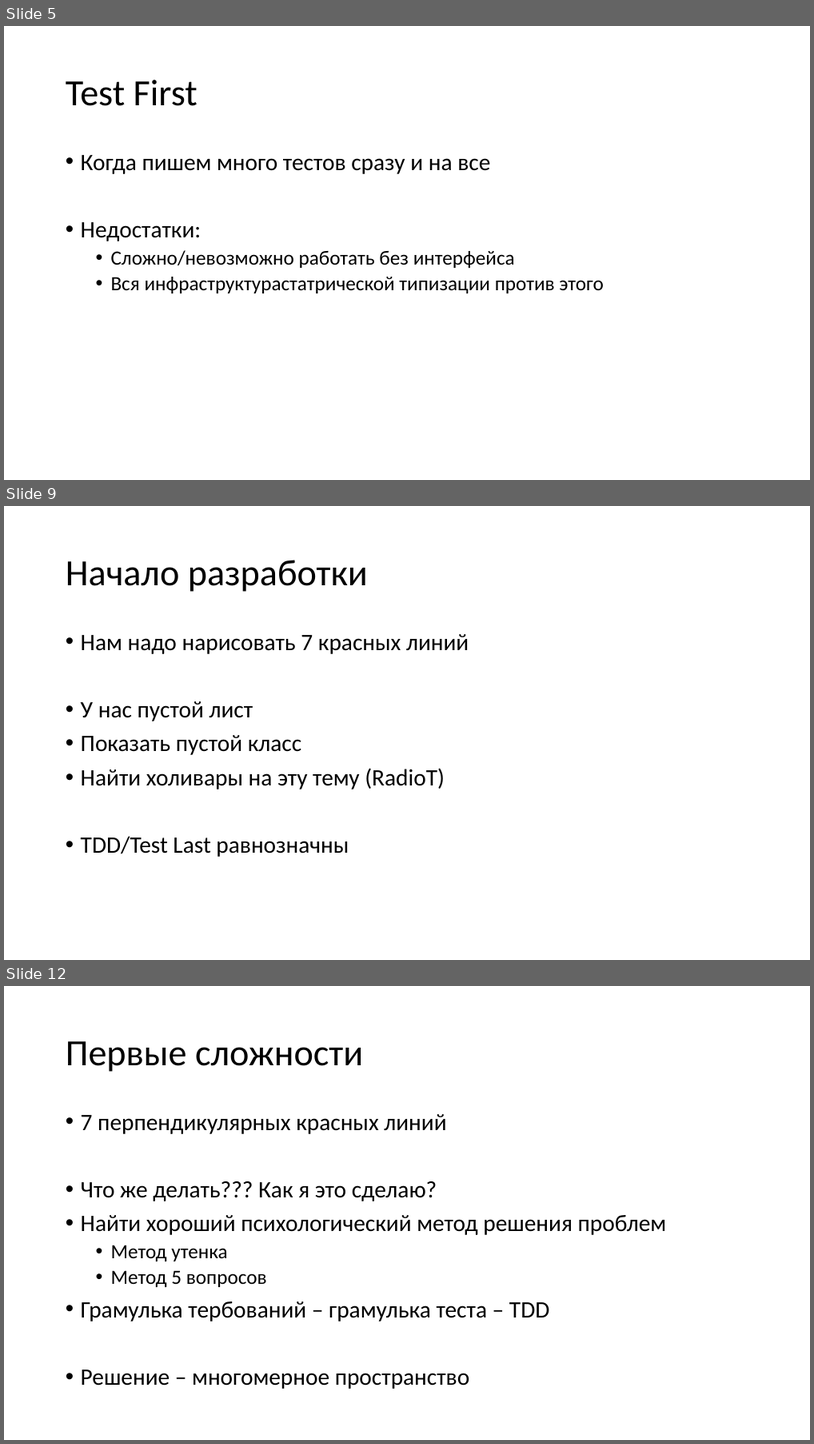
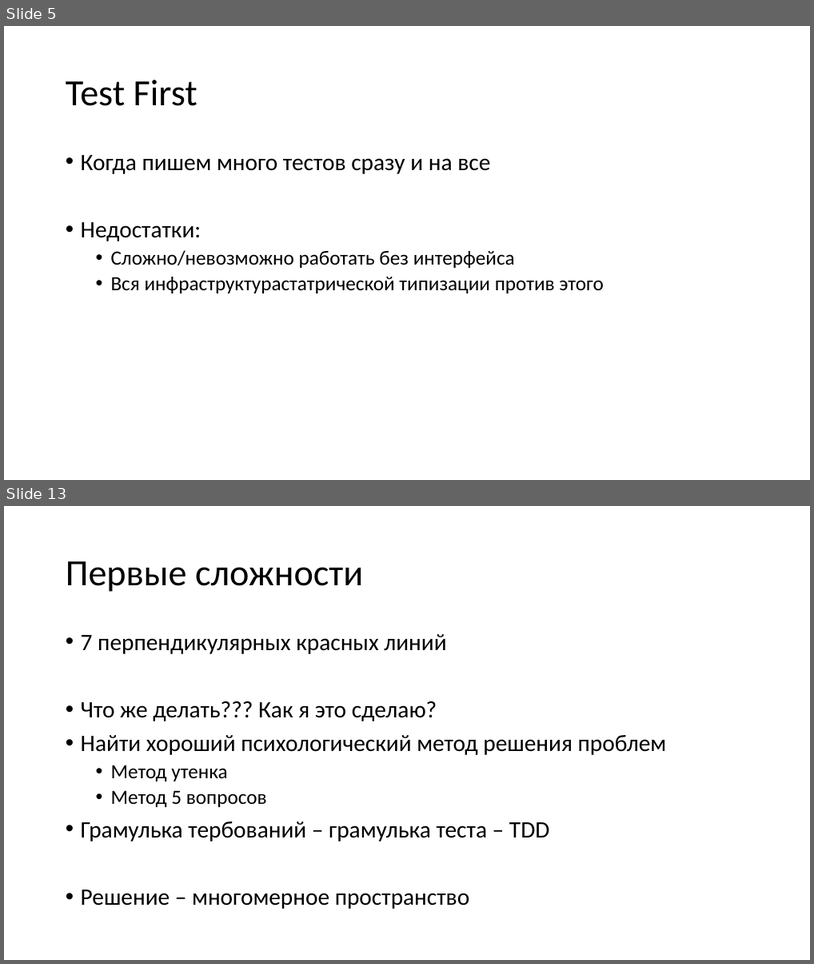
Before and after one commit to kugushev/presentations, a slide deck: Presentation.pptx. Shown one above the other, each under a label of ours: slides 5, 9 and 12 before the commit, slides 5 and 13 after it; the slides between them are not shown. The pictures are 814x1444 and 814x964 pixels, drawn with LibreOffice and Linux fonts; fonts in the diff are those of the drawing. Boxes give left, top, right and bottom in pixels: in the first picture for what was removed or moved away, otherwise in the second. Text is boxed around its words. In the diff, an @@ line names an element or a change of style, - is before the commit and + after.

```diff
--- a/Presentation.pptx
+++ b/Presentation.pptx
@@ slide 9 removed at box(4, 506, 810, 960), background #FFFFFF @@
@@ title removed at box(66, 560, 368, 592) @@
-Начало разработки
@@ text removed at box(81, 634, 469, 856) @@
-• Нам надо нарисовать 7 красных линий
-• У нас пустой лист
-• Показать пустой класс
-• Найти холивары на эту тему (RadioT)
-• TDD/Test Last равнозначны
@@ what was slide 12 is now slide 13 @@
```
Also in this commit, not shown: 3 slides changed, 6 slides added, 4 other slides removed, 14 other files.
